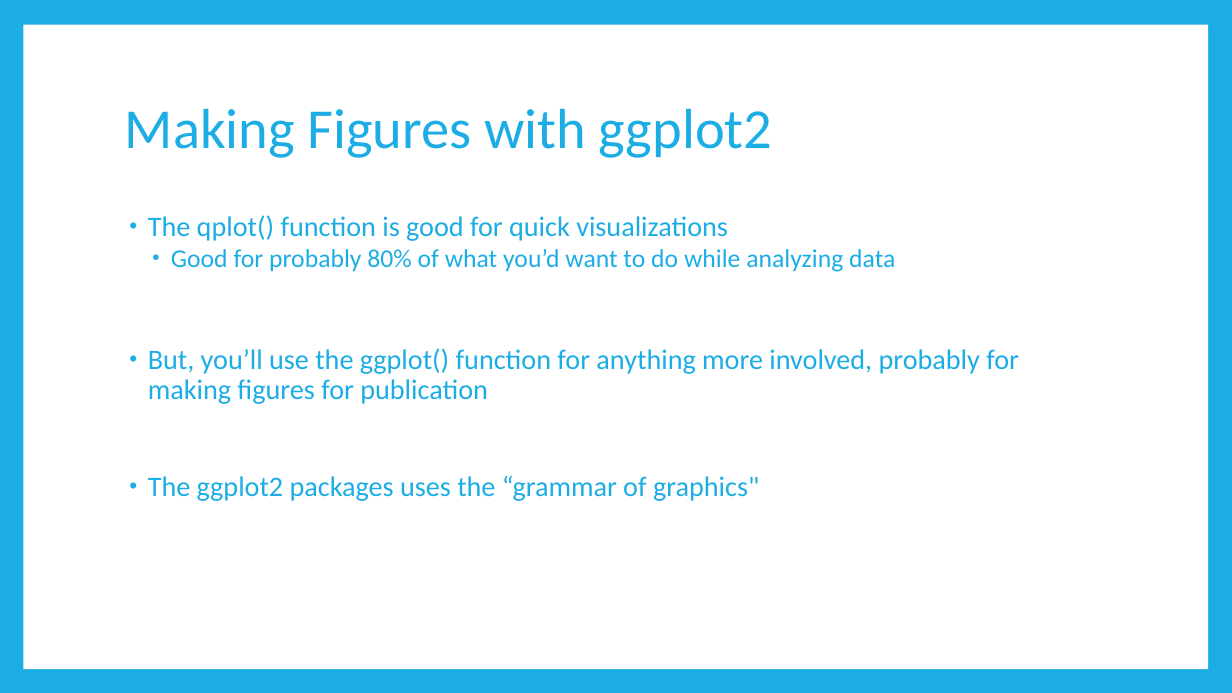
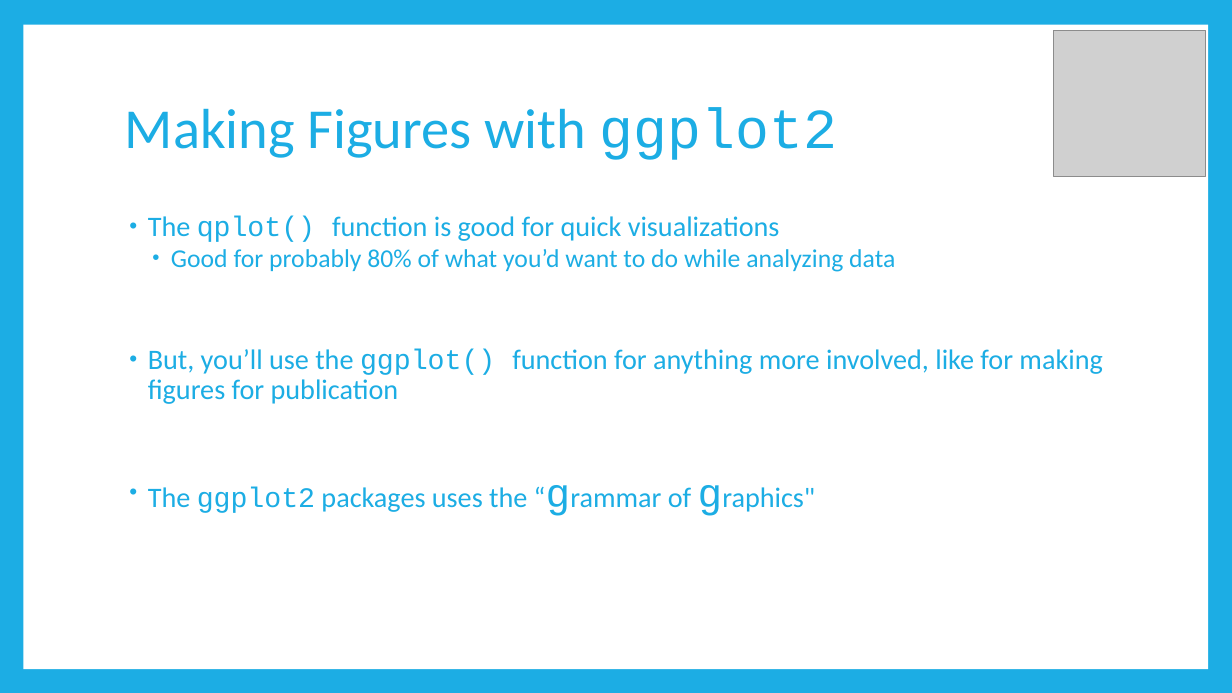
Before and after one commit to RandiLGarcia/datic-intro-to-r, a slide deck: slide 15 of docs/Day 1 Slides.pptx (slide 17 before the commit). Drawn at 1232x693 pixels with LibreOffice and Linux fonts; fonts in the diff are those of the drawing; grey boxes stand for pictures. Boxes give left, top, right and bottom in pixels: in the first picture for what was removed or moved away, otherwise in the second. Text is boxed around its words. In the diff, an @@ line names an element or a change of style, - is before the commit and + after.

```diff
--- a/docs/Day 1 Slides.pptx
+++ b/docs/Day 1 Slides.pptx
@@ picture added at [1054, 30, 1206, 177] @@
@@ title "Making Figures with ggplot2" at [125, 107, 837, 160]: font Calibri to Courier New in "ggplot2" @@
@@ text at [148, 216, 780, 513]: font Calibri to Courier New in "qplot()", "ggplot2 “grammar graphics""; size 22 to 32 pt in "“grammar graphics"" @@
@@ text at [148, 349, 1102, 375]: text changed @@
-• But, you’ll use the ggplot() function for anything more involved, probably for making figures for publication
+• But, you’ll use the ggplot() function for anything more involved, like for making figures for publication
```
Also in this commit, not shown: 14 other slides changed, 13 slides added, 7 slides removed, 11 other files.
